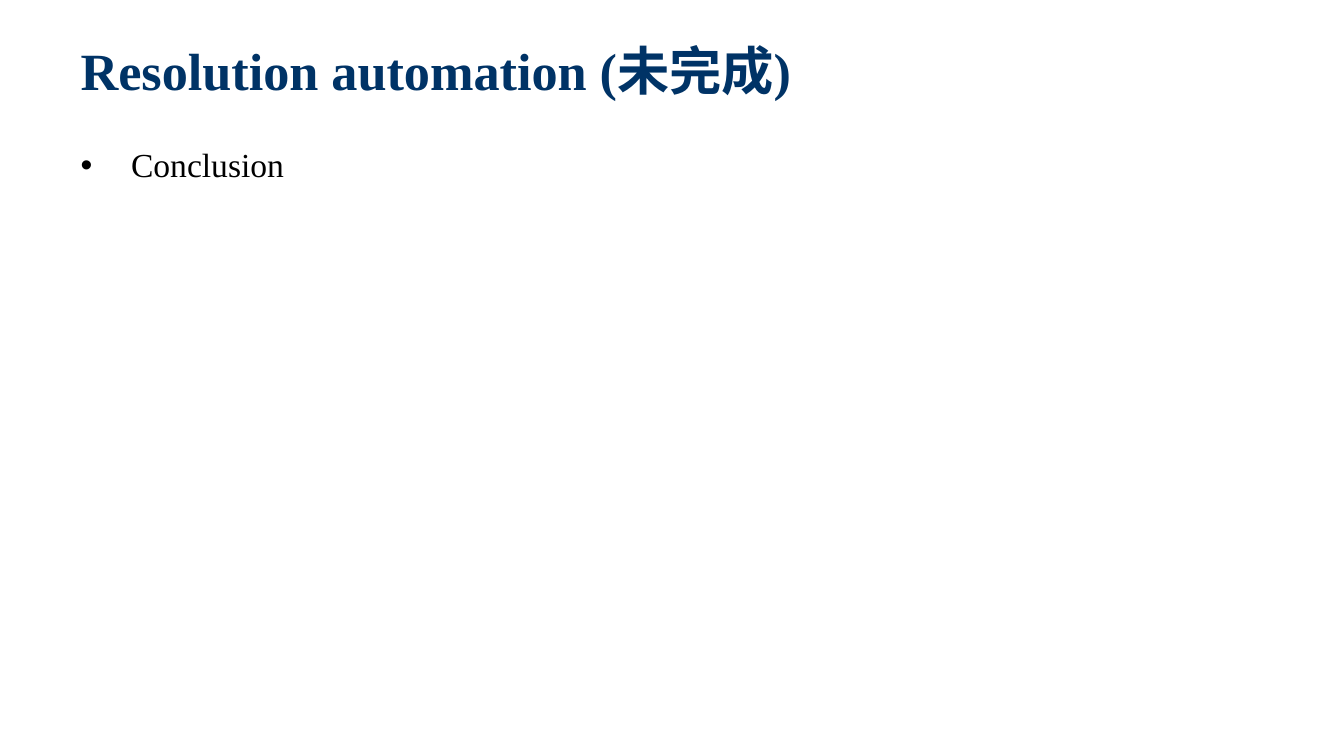
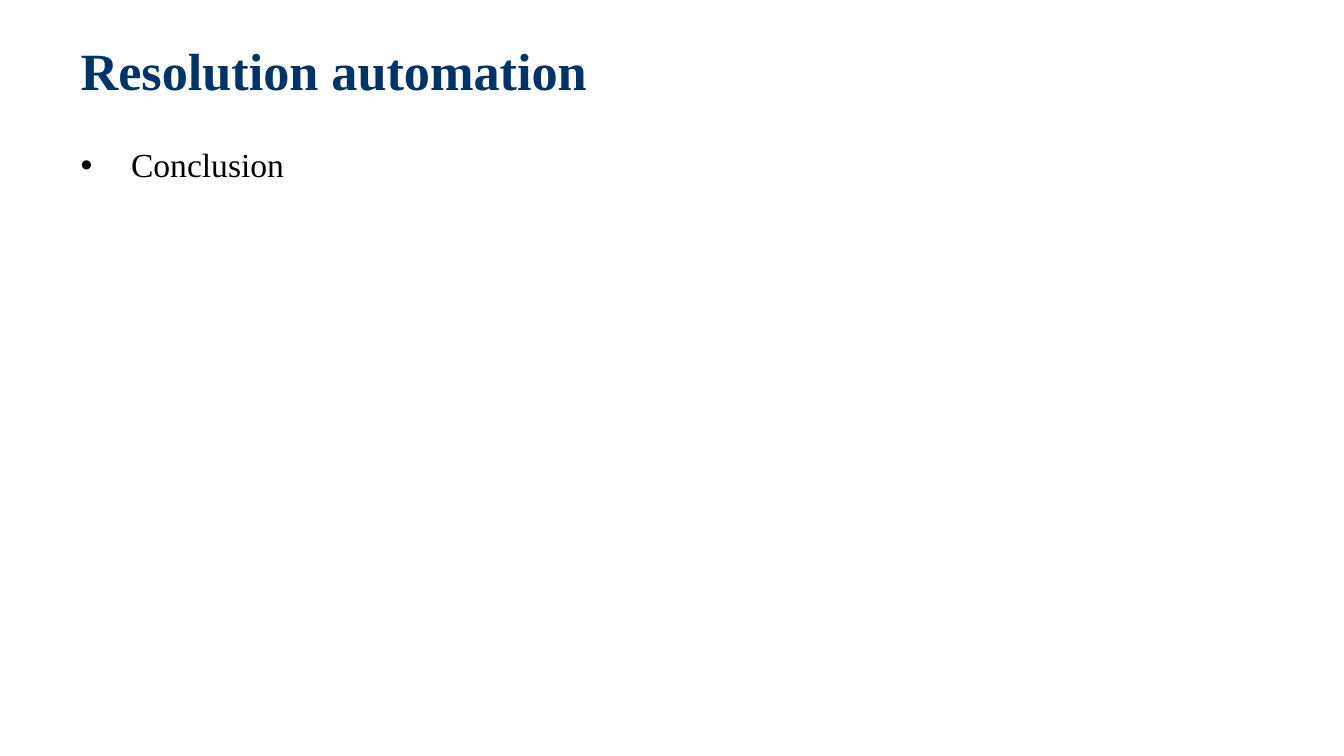
Before and after one commit to jackiejay888/automation, a slide deck: slide 20 of kpi/Test Automation_Demo.pptx. Drawn at 1344x756 pixels with LibreOffice and Linux fonts; fonts in the diff are those of the drawing; background and template pictures are left out. Boxes give left, top, right and bottom in pixels: in the first picture for what was removed or moved away, otherwise in the second. Text is boxed around its words. In the diff, an @@ line names an element or a change of style, - is before the commit and + after.

```diff
--- a/kpi/Test Automation_Demo.pptx
+++ b/kpi/Test Automation_Demo.pptx
@@ title at (81, 53, 586, 91): text changed @@
-Resolution automation (未完成)
+Resolution automation
```
Also in this commit, not shown: 4 other slides changed, 2 slides added, 1 slide removed, 1 other file.
